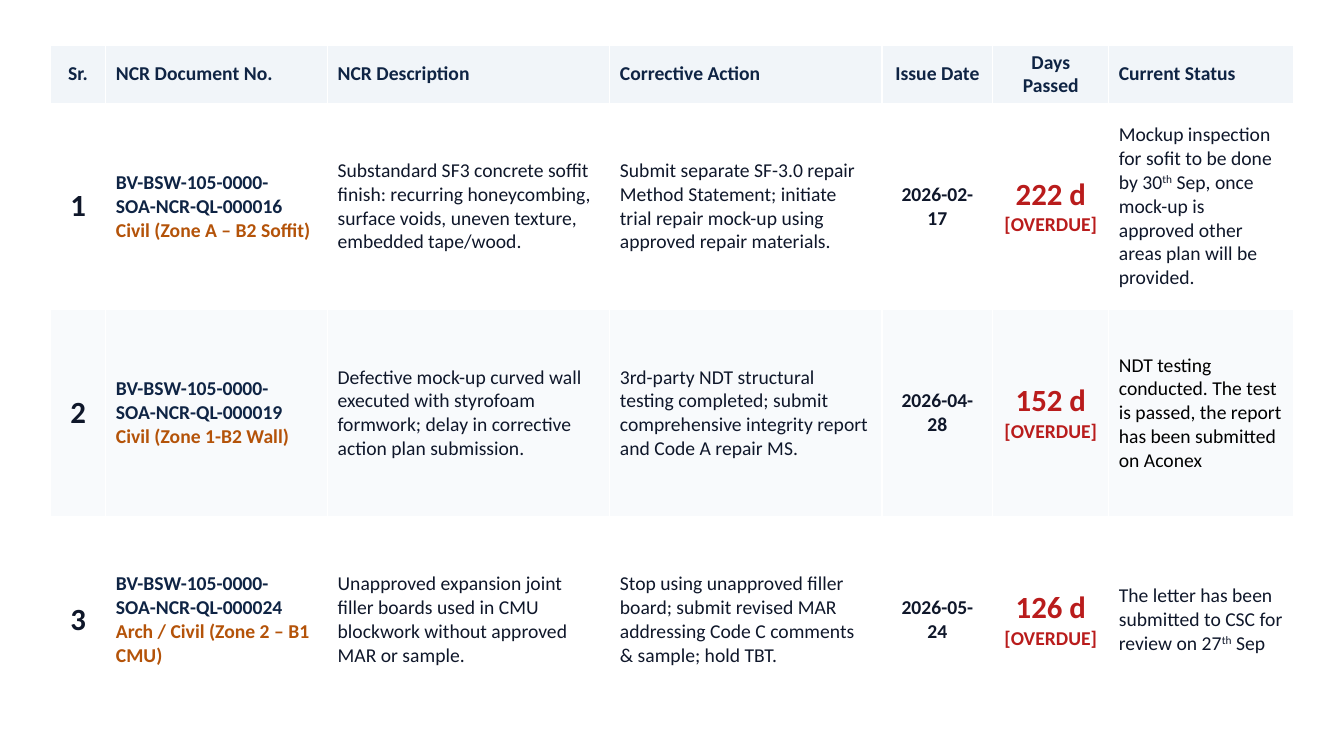
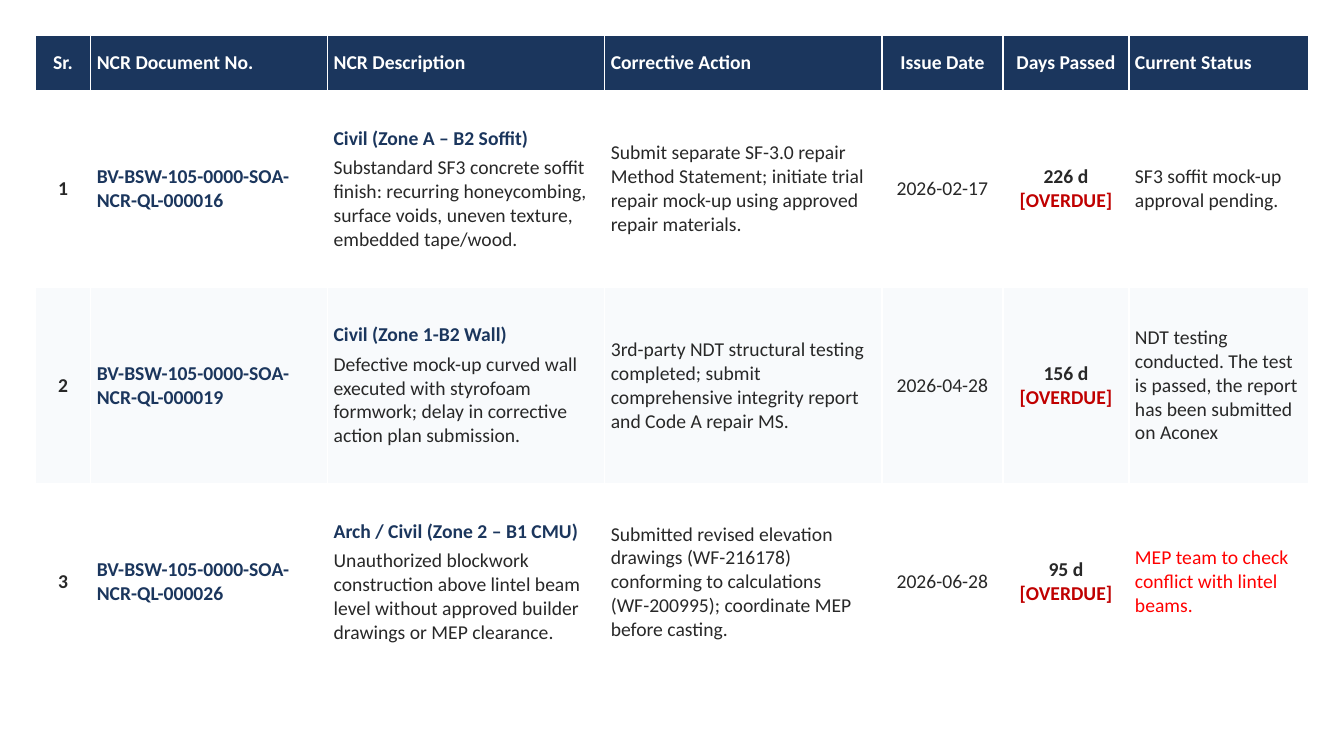
Before and after one commit to ECM895/QC-Dashboard, a slide deck: slide 1 of auto_logs/Open NCRs.pptx. Drawn at 1344x756 pixels with LibreOffice and Linux fonts; fonts in the diff are those of the drawing. Boxes give left, top, right and bottom in pixels: in the first picture for what was removed or moved away, otherwise in the second. Text is boxed around its words. In the diff, an @@ line names an element or a change of style, - is before the commit and + after.

Commit message:
feat(weekly-report): add confirm/submit button for date intervals and dynamically update all table headers and data throughout report

```diff
--- a/auto_logs/Open NCRs.pptx
+++ b/auto_logs/Open NCRs.pptx
@@ rectangle removed at bbox=[0, 0, 1344, 756] @@
@@ table at bbox=[35, 35, 1309, 681] @@
-row 2: 1 | BV-BSW-105-0000- SOA-NCR-QL-000016 / Civil (Zone A – B2 Soffit) | Substandard SF3 concrete soffit finish: recurring honeycombing, surface voids, uneven texture, embedded tape/wood. | Submit separate SF-3.0 repair Method Statement; initiate trial repair mock-up using approved repair materials. | 2026-02-17 | 222 d / [OVERDUE] | Mockup inspection for sofit to be done by 30th Sep, once mock-up is approved other areas plan will be provided.
+row 2: 1 | BV-BSW-105-0000-SOA-NCR-QL-000016 | Civil (Zone A – B2 Soffit) / Substandard SF3 concrete soffit finish: recurring honeycombing, surface voids, uneven texture, embedded tape/wood. | Submit separate SF-3.0 repair Method Statement; initiate trial repair mock-up using approved repair materials. | 2026-02-17 | 226 d / [OVERDUE] | SF3 soffit mock-up approval pending.
-row 3: 2 | BV-BSW-105-0000- SOA-NCR-QL-000019 / Civil (Zone 1-B2 Wall) | Defective mock-up curved wall executed with styrofoam formwork; delay in corrective action plan submission. | 3rd-party NDT structural testing completed; submit comprehensive integrity report and Code A repair MS. | 2026-04-28 | 152 d / [OVERDUE] | NDT testing conducted. The test is passed, the report has been submitted on Aconex
+row 3: 2 | BV-BSW-105-0000-SOA-NCR-QL-000019 | Civil (Zone 1-B2 Wall) / Defective mock-up curved wall executed with styrofoam formwork; delay in corrective action plan submission. | 3rd-party NDT structural testing completed; submit comprehensive integrity report and Code A repair MS. | 2026-04-28 | 156 d / [OVERDUE] | NDT testing conducted. The test is passed, the report has been submitted on Aconex
-row 4: 3 | BV-BSW-105-0000- SOA-NCR-QL-000024 / Arch / Civil (Zone 2 – B1 CMU) | Unapproved expansion joint filler boards used in CMU blockwork without approved MAR or sample. | Stop using unapproved filler board; submit revised MAR addressing Code C comments & sample; hold TBT. | 2026-05-24 | 126 d / [OVERDUE] | The letter has been submitted to CSC for review on 27th Sep
+row 4: 3 | BV-BSW-105-0000-SOA-NCR-QL-000026 | Arch / Civil (Zone 2 – B1 CMU) / Unauthorized blockwork construction above lintel beam level without approved builder drawings or MEP clearance. | Submitted revised elevation drawings (WF-216178) conforming to calculations (WF-200995); coordinate MEP before casting. | 2026-06-28 | 95 d / [OVERDUE] | MEP team to check conflict with lintel beams.
@@ fill #F1F5F9 to #1B365D in row 1 @@
@@ text colour #0F2444 to #FFFFFF in "Sr.", "NCR Document No.", "NCR Description", "Corrective Action" and 3 more places @@
@@ size 22 to 14 pt in "1", "2", "3" @@
@@ text colour #0F172A to #282828 in "1", "Submit separate SF-3.0 repair Method Statement; initiate ...", "2026-02-17", "2" and 3 more places @@
@@ bold off in "2026-02-17", "2026-04-28" @@
@@ text colour #000000 to #282828 in "NDT testing conducted. The test is passed, ..." @@
@@ table: place and size @@
-table at bbox=[50, 45, 1294, 723]
+table at bbox=[35, 35, 1309, 681]
```
Also in this commit, not shown: 6 other slides changed, 1 slide added, 1 slide removed, 1 other file.
